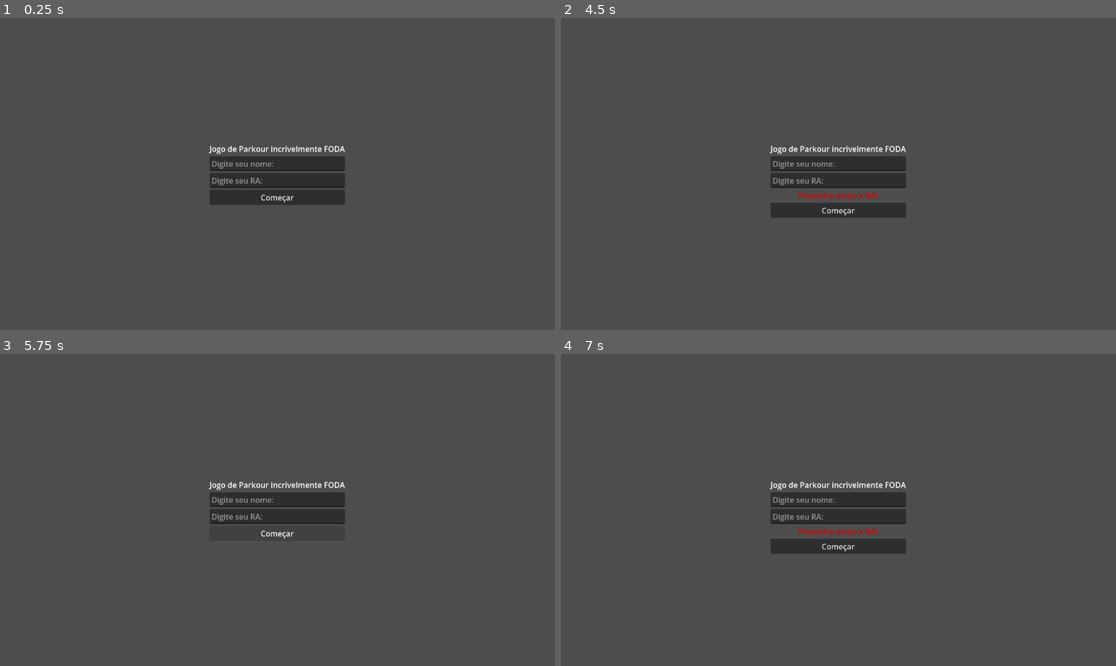
Above: before the commit, frames 1-4 (two rows, left to right).
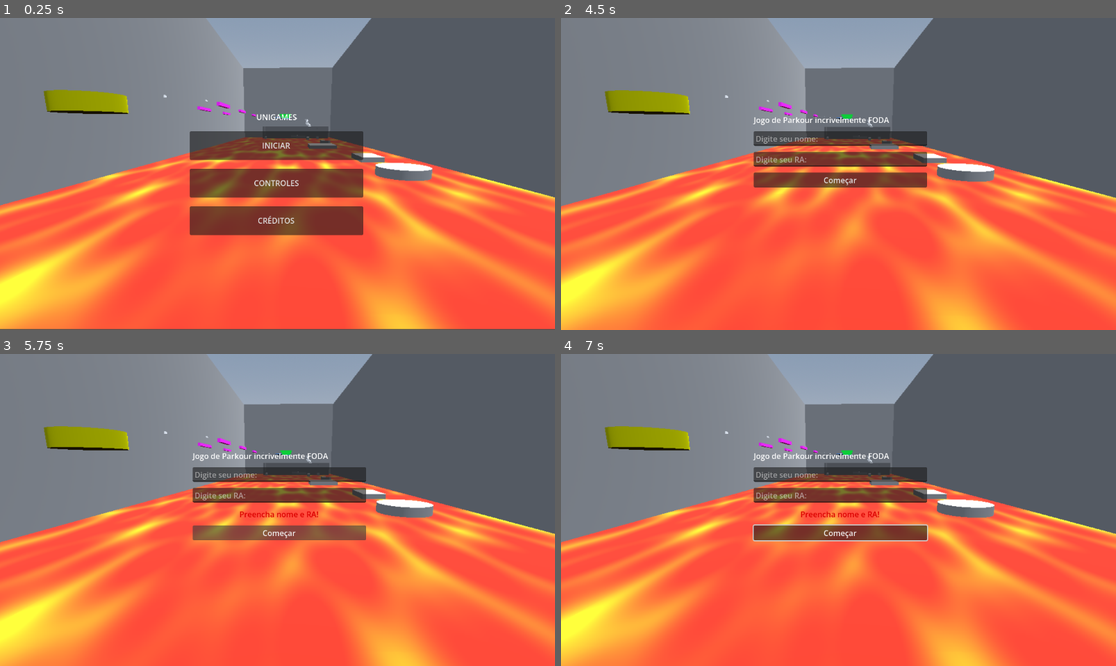
Above: after the commit, the same moments.

Repository: Hugouououo/UniGames
Game: Godot game, scene res://MenuPrincipal.tscn
Two runs of this game, one before a commit and one after it. Both use one fixed random seed, a clock stepped at 60 frames per second and the inputs below. Before the commit the project starts from res://menu.tscn.
Inputs (mouse positions are in pixels of both pictures, inside the frame that each line leads up to):
- Up to frame 1 (0.25 s): no input
- Up to frame 2 (4.5 s): click (838, 183) at 0.5 s, where only the run after the commit has a clickable "CONTROLES"; click (838, 261) at 1.25 s, where only the run after the commit has a clickable "VOLTAR"; click (838, 220) at 2 s, where only the run after the commit has a clickable "CRÉDITOS"; click (838, 195) at 2.75 s, where only the run before the commit has a clickable "Começar"; click (838, 211) at 3.5 s, where only the run before the commit has a clickable "Começar"; click (838, 145) at 4.25 s, where only the run after the commit has a clickable "INICIAR"
- Up to frame 3 (5.75 s): click "Começar" at 5 s
- Up to frame 4 (7 s): click "Começar" at 5.75 s; tap Enter (ui_accept) at 6.5, 6.77 s; move the mouse to (960, 494) at 6.52 s; hold Right (ui_right) from 6.53 s (still down); tap Shift (dash) at 6.6 s; click (960, 494) at 6.67 s

The runs differ from the first frame. In frame 1, 81% of the frame differs, in the area x 0-100%, y 0-100%; in frame 2, 81%; in frame 3, 81%; in frame 4, 81%.

Commit message:
Tela Inicial
Fiz a Tela inicial do jogo com botões:
Iniciar, Controles, Créditos (faltando apenas colocar os creditos no final

Diff:
--- /dev/null
+++ b/MenuPrincipal.tscn
@@ -0,0 +1,57 @@
+[gd_scene format=3 uid="uid://d27p7ek6x1g32"]
+
+[ext_resource type="Script" uid="uid://bgcd44hwhs8a2" path="res://menu_principal.gd" id="1_0oe1n"]
+[ext_resource type="Texture2D" uid="uid://d3io05pv75xtp" path="res://Imagens/Fundo.png" id="2_ba235"]
+
+[node name="MenuPrincipal" type="Control" unique_id=1403599447]
+layout_mode = 3
+anchors_preset = 15
+anchor_right = 1.0
+anchor_bottom = 1.0
+grow_horizontal = 2
+grow_vertical = 2
+script = ExtResource("1_0oe1n")
+
+[node name="TextureRect" type="TextureRect" parent="." unique_id=1200656814]
+layout_mode = 0
+offset_right = 1153.0
+offset_bottom = 646.0
+texture = ExtResource("2_ba235")
+
+[node name="CenterContainer" type="CenterContainer" parent="." unique_id=2032932894]
+layout_mode = 1
+anchors_preset = 15
+anchor_right = 1.0
+anchor_bottom = 1.0
+offset_left = -2.0
+offset_top = -1.0
+offset_right = -2.0
+offset_bottom = -1.0
+grow_horizontal = 2
+grow_vertical = 2
+
+[node name="VBoxContainer" type="VBoxContainer" parent="CenterContainer" unique_id=1661576829]
+custom_minimum_size = Vector2(360, 0)
+layout_mode = 2
+theme_override_constants/separation = 18
+alignment = 1
+
+[node name="Titulo" type="Label" parent="CenterContainer/VBoxContainer" unique_id=1469669909]
+layout_mode = 2
+text = "UNIGAMES"
+horizontal_alignment = 1
+
+[node name="ButtonIniciar" type="Button" parent="CenterContainer/VBoxContainer" unique_id=284579845]
+custom_minimum_size = Vector2(300, 60)
+layout_mode = 2
+text = "INICIAR"
+
+[node name="ButtonControles" type="Button" parent="CenterContainer/VBoxContainer" unique_id=1600683247]
+custom_minimum_size = Vector2(300, 60)
+layout_mode = 2
+text = "CONTROLES"
+
+[node name="ButtonCreditos" type="Button" parent="CenterContainer/VBoxContainer" unique_id=1088765982]
+custom_minimum_size = Vector2(300, 60)
+layout_mode = 2
+text = "CRÉDITOS"
--- /dev/null
+++ b/controles_menu.gd
@@ -0,0 +1,14 @@
+extends Control
+
+@onready var btn_voltar: Button = $CenterContainer/Panel/VBoxContainer/ButtonVoltar
+
+func _ready():
+	Input.mouse_mode = Input.MOUSE_MODE_VISIBLE
+	btn_voltar.pressed.connect(_voltar)
+
+func _input(event):
+	if event.is_action_pressed("ui_cancel"):
+		_voltar()
+
+func _voltar():
+	get_tree().change_scene_to_file("res://MenuPrincipal.tscn")
--- /dev/null
+++ b/controles_menu.tscn
@@ -0,0 +1,134 @@
+[gd_scene load_steps=6 format=3]
+
+[ext_resource type="Script" path="res://controles_menu.gd" id="1_script"]
+[ext_resource type="Texture2D" uid="uid://djuaoe4po35pk" path="res://Imagens/WASD.png" id="2_wasd"]
+[ext_resource type="Texture2D" uid="uid://bwykl4c0wi833" path="res://Imagens/espaco.png" id="3_espaco"]
+[ext_resource type="Texture2D" uid="uid://day2evniji8l" path="res://Imagens/Shift.png" id="4_shift"]
+[ext_resource type="Texture2D" uid="uid://degoidb1aj06q" path="res://Imagens/Mouse.png" id="5_mouse"]
+
+[node name="ControlesMenu" type="Control"]
+layout_mode = 3
+anchors_preset = 15
+anchor_right = 1.0
+anchor_bottom = 1.0
+grow_horizontal = 2
+grow_vertical = 2
+script = ExtResource("1_script")
+
+[node name="ColorRect" type="ColorRect" parent="."]
+layout_mode = 1
+anchors_preset = 15
+anchor_right = 1.0
+anchor_bottom = 1.0
+grow_horizontal = 2
+grow_vertical = 2
+color = Color(0.035, 0.035, 0.05, 1)
+
+[node name="CenterContainer" type="CenterContainer" parent="."]
+layout_mode = 1
+anchors_preset = 15
+anchor_right = 1.0
+anchor_bottom = 1.0
+grow_horizontal = 2
+grow_vertical = 2
+
+[node name="Panel" type="Panel" parent="CenterContainer"]
+custom_minimum_size = Vector2(760, 520)
+layout_mode = 2
+
+[node name="VBoxContainer" type="VBoxContainer" parent="CenterContainer/Panel"]
+layout_mode = 1
+anchors_preset = 15
+anchor_right = 1.0
+anchor_bottom = 1.0
+offset_left = 45.0
+offset_top = 30.0
+offset_right = -45.0
+offset_bottom = -30.0
+grow_horizontal = 2
+grow_vertical = 2
+theme_override_constants/separation = 14
+alignment = 1
+
+[node name="LabelTitulo" type="Label" parent="CenterContainer/Panel/VBoxContainer"]
+layout_mode = 2
+text = "CONTROLES"
+horizontal_alignment = 1
+
+[node name="LinhaWASD" type="HBoxContainer" parent="CenterContainer/Panel/VBoxContainer"]
+layout_mode = 2
+theme_override_constants/separation = 20
+alignment = 1
+
+[node name="TexturaWASD" type="TextureRect" parent="CenterContainer/Panel/VBoxContainer/LinhaWASD"]
+custom_minimum_size = Vector2(160, 90)
+layout_mode = 2
+texture = ExtResource("2_wasd")
+expand_mode = 3
+stretch_mode = 5
+
+[node name="LabelWASD" type="Label" parent="CenterContainer/Panel/VBoxContainer/LinhaWASD"]
+custom_minimum_size = Vector2(280, 0)
+layout_mode = 2
+text = "WASD - Mover"
+vertical_alignment = 1
+
+[node name="LinhaEspaco" type="HBoxContainer" parent="CenterContainer/Panel/VBoxContainer"]
+layout_mode = 2
+theme_override_constants/separation = 20
+alignment = 1
+
+[node name="TexturaEspaco" type="TextureRect" parent="CenterContainer/Panel/VBoxContainer/LinhaEspaco"]
+custom_minimum_size = Vector2(160, 50)
+layout_mode = 2
+texture = ExtResource("3_espaco")
+expand_mode = 3
+stretch_mode = 5
+
+[node name="LabelEspaco" type="Label" parent="CenterContainer/Panel/VBoxContainer/LinhaEspaco"]
+custom_minimum_size = Vector2(280, 0)
+layout_mode = 2
+text = "Espaço - Pular"
+vertical_alignment = 1
+
+[node name="LinhaShift" type="HBoxContainer" parent="CenterContainer/Panel/VBoxContainer"]
+layout_mode = 2
+theme_override_constants/separation = 20
+alignment = 1
+
+[node name="TexturaShift" type="TextureRect" parent="CenterContainer/Panel/VBoxContainer/LinhaShift"]
+custom_minimum_size = Vector2(160, 50)
+layout_mode = 2
+texture = ExtResource("4_shift")
+expand_mode = 3
+stretch_mode = 5
+
+[node name="LabelShift" type="Label" parent="CenterContainer/Panel/VBoxContainer/LinhaShift"]
+custom_minimum_size = Vector2(280, 0)
+layout_mode = 2
+text = "Shift - Dash"
+vertical_alignment = 1
+
+[node name="LinhaMouse" type="HBoxContainer" parent="CenterContainer/Panel/VBoxContainer"]
+layout_mode = 2
+theme_override_constants/separation = 20
+alignment = 1
+
+[node name="TexturaMouse" type="TextureRect" parent="CenterContainer/Panel/VBoxContainer/LinhaMouse"]
+custom_minimum_size = Vector2(100, 80)
+layout_mode = 2
+texture = ExtResource("5_mouse")
+expand_mode = 3
+stretch_mode = 5
+
+[node name="LabelMouse" type="Label" parent="CenterContainer/Panel/VBoxContainer/LinhaMouse"]
+custom_minimum_size = Vector2(340, 0)
+layout_mode = 2
+text = "Mouse - Controlar câmera"
+vertical_alignment = 1
+
+[node name="ButtonVoltar" type="Button" parent="CenterContainer/Panel/VBoxContainer"]
+custom_minimum_size = Vector2(260, 55)
+layout_mode = 2
+size_flags_horizontal = 4
+text = "VOLTAR"
--- a/menu.tscn
+++ b/menu.tscn
@@ -1,21 +1,29 @@
 [gd_scene format=3 uid="uid://deag23mkx0s6o"]
 
 [ext_resource type="Script" uid="uid://quywqtb8f35c" path="res://button_comecar.gd" id="1_lti8b"]
+[ext_resource type="Texture2D" uid="uid://d3io05pv75xtp" path="res://Imagens/Fundo.png" id="1_ouk20"]
 
 [node name="Menu" type="Control" unique_id=183981303]
 layout_mode = 3
-anchors_preset = 0
-offset_right = 40.0
-offset_bottom = 40.0
+anchor_right = 0.62200004
+anchor_bottom = 0.41300002
+offset_right = -676.54407
+offset_bottom = -227.62402
 
-[node name="VBoxContainer" type="VBoxContainer" parent="." unique_id=1669772939]
-layout_mode = 1
-anchors_preset = -1
-anchor_left = 10.887
-anchor_top = 6.5000005
-anchor_right = 17.912
-anchor_bottom = 9.700001
-grow_horizontal = 2
+[node name="TextureRect" type="TextureRect" parent="." unique_id=429419282]
+layout_mode = 0
+offset_right = 1156.0
+offset_bottom = 649.0
+texture = ExtResource("1_ouk20")
+
+[node name="VBoxContainer" type="VBoxContainer" parent="." unique_id=219028905]
+custom_minimum_size = Vector2(360, 0)
+layout_mode = 0
+offset_left = 400.0
+offset_top = 200.0
+offset_right = 760.0
+offset_bottom = 352.0
+theme_override_constants/separation = 12
 alignment = 1
 
 [node name="LabelTitulo" type="Label" parent="VBoxContainer" unique_id=903782371]
--- /dev/null
+++ b/menu_principal.gd
@@ -0,0 +1,20 @@
+extends Control
+
+@onready var btn_iniciar: Button = $CenterContainer/VBoxContainer/ButtonIniciar
+@onready var btn_controles: Button = $CenterContainer/VBoxContainer/ButtonControles
+@onready var btn_creditos: Button = $CenterContainer/VBoxContainer/ButtonCreditos
+
+func _ready():
+	Input.mouse_mode = Input.MOUSE_MODE_VISIBLE
+	btn_iniciar.pressed.connect(_iniciar)
+	btn_controles.pressed.connect(_controles)
+	btn_creditos.pressed.connect(_creditos)
+
+func _iniciar():
+	get_tree().change_scene_to_file("res://menu.tscn")
+
+func _controles():
+	get_tree().change_scene_to_file("res://controles_menu.tscn")
+
+func _creditos():
+	print("Tela de créditos ainda não configurada")
--- a/project.godot
+++ b/project.godot
@@ -11,7 +11,7 @@
 [application]
 
 config/name="UniGames"
-run/main_scene="uid://deag23mkx0s6o"
+run/main_scene="uid://d27p7ek6x1g32"
 config/features=PackedStringArray("4.6", "GL Compatibility")
 config/icon="res://icon.svg"
 
Binary file added: Imagens/Fundo.png
Not shown, added: Imagens/Fundo.png.import
Not shown, added: controles_menu.gd.uid
Not shown, added: menu_principal.gd.uid
